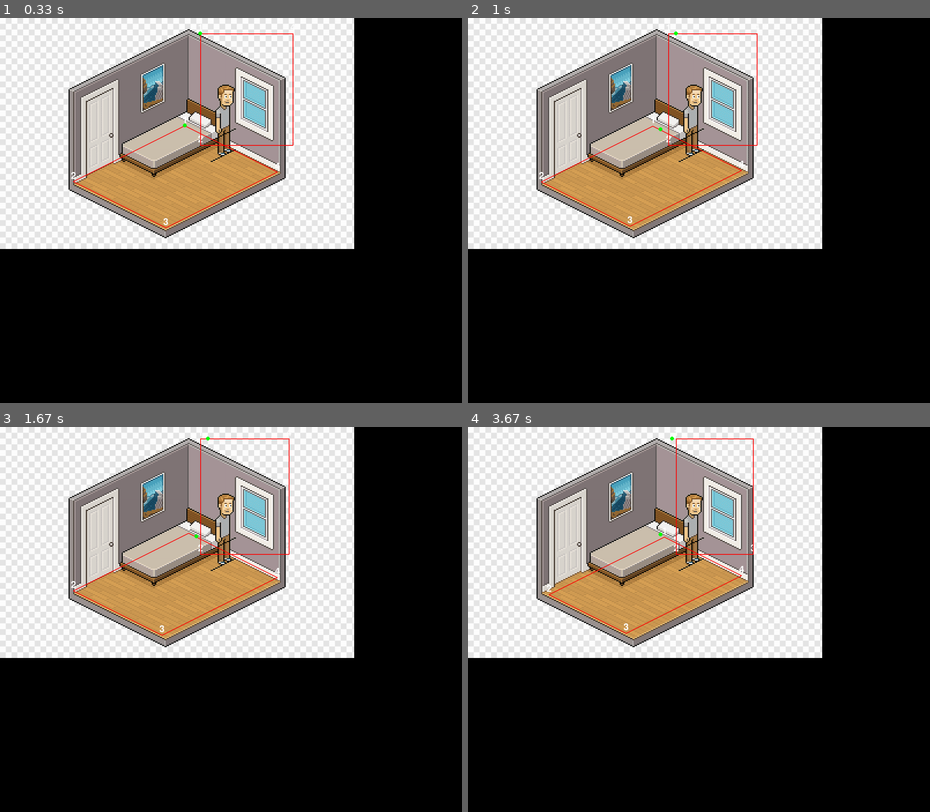
Above: before the commit, frames 1-4 (two rows, left to right).
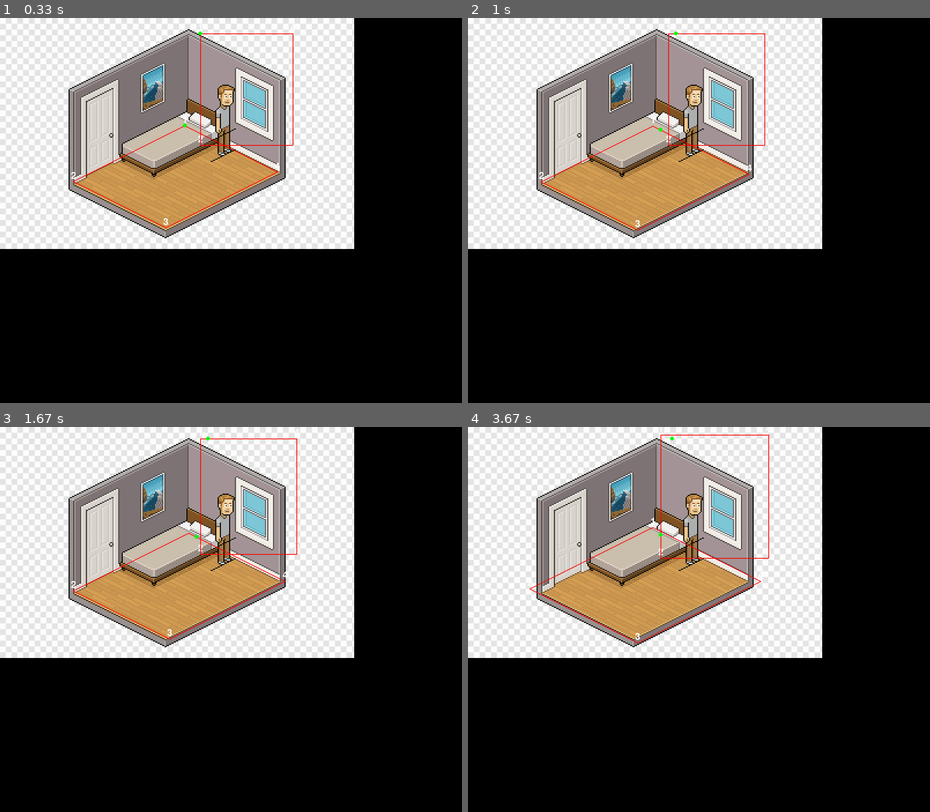
Above: after the commit, the same moments.

Repository: moises-dias/pygame-learning
Game: pygame game, started from generate_square_from_isometric.py
The game is run twice, just before and just after one commit, with the same random seed, the same clock (stepped at 60 frames per second) and the same inputs.
Inputs:
- Up to frame 1 (0.33 s): no input
- Up to frame 2 (1 s): hold Space 0.33-0.8 s; hold Right 0.33-0.8 s; hold Right from 0.83 s (still down); hold D from 0.83 s (still down)
- Up to frame 3 (1.67 s): release Right at 1.3 s; release D at 1.3 s; hold Up 1.33-1.63 s; hold W 1.33-1.63 s
- Up to frame 4 (3.67 s): hold Right 1.67-2.13 s; hold D 1.67-2.13 s; hold Left 2.17-2.7 s; hold A 2.17-2.7 s; hold Down 2.73-3.03 s; hold S 2.73-3.03 s; hold Left 3.07-3.47 s; hold A 3.07-3.47 s; hold Up from 3.5 s (still down); hold W from 3.5 s (still down)

Frame 1 is identical in both runs. In frame 2, 0.3% of the frame differs, in the area x 34-65%, y 1-56%; in frame 3, 0.4%; in frame 4, 1.2%, in the area x 13-66%, y 0-57%.

Commit message:
refactoring code and creating folder for assets

Diff:
--- a/output.txt
+++ b/assets/simple_isometric.txt
@@ -5,7 +5,7 @@
 [(480, 280), (190, 425), (430, 545), (720, 400)]
 
 square_point
-(660, 200)
+(650, 160)
 
 isometric_point
-(460.0, 430.0)
+(490, 405)
--- a/generate_square_from_isometric.py
+++ b/generate_square_from_isometric.py
@@ -10,7 +10,9 @@
 screen = pygame.display.set_mode((SCREEN_WIDTH, SCREEN_HEIGHT))
 clock = pygame.time.Clock()
 font = pygame.font.Font(None, 36)
-image = pygame.image.load("isometric_test.png")
+img_name = "simple_isometric"
+img_extension = "png"
+image = pygame.image.load(f"assets/{img_name}.{img_extension}")
 image_rect = image.get_rect()
 
 angle = math.radians(45)
@@ -42,6 +44,7 @@
 new_y = (x * sin_angle + y * cos_angle)/sqrt_2
 isometric_point = (new_x, new_y)
 
+pressing_space = False
 
 running = True
 while running:
@@ -49,23 +52,24 @@
         if event.type == pygame.QUIT:
             running = False
 
+        elif event.type == pygame.KEYUP:
+            if event.key == pygame.K_SPACE:
+                pressing_space = False
+                print("false")
+
         elif event.type == pygame.KEYDOWN:
-            if event.key == pygame.K_q:
-                x1 -= 10
+            if event.key == pygame.K_SPACE:
+                pressing_space = True
+                print("true")
+                continue
             elif event.key == pygame.K_w:
-                y1 -= 10
-            elif event.key == pygame.K_e:
-                x2 += 10
-            elif event.key == pygame.K_r:
-                y2 += 10
+                y1 += 10 if pressing_space else -10
             elif event.key == pygame.K_a:
-                x1 += 10
+                x1 += 10 if pressing_space else -10
             elif event.key == pygame.K_s:
-                y1 += 10
+                y2 += -10 if pressing_space else 10
             elif event.key == pygame.K_d:
-                x2 -= 10
-            elif event.key == pygame.K_f:
-                y2 -= 10
+                x2 += -10 if pressing_space else 10
             elif event.key == pygame.K_UP:
                 square_point = (square_point[0], square_point[1] - 10)
             elif event.key == pygame.K_DOWN:
@@ -99,7 +103,7 @@
             y = square_point[1]
             new_x = 2*(x * cos_angle - y * sin_angle)/sqrt_2
             new_y = (x * sin_angle + y * cos_angle)/sqrt_2
-            isometric_point = (new_x, new_y)
+            isometric_point = (round(new_x), round(new_y))
             print(square_vertices)
 
 
@@ -135,7 +139,7 @@
 
 # salvar aqui num txt
 
-file_path = "output.txt"
+file_path = f"assets/{img_name}.txt"
 
 # Open the file in write mode
 with open(file_path, "w") as file:
@@ -154,10 +158,6 @@
     file.write("\nisometric_point\n")
     file.write(str(final_point_isometric) + "\n")
 
-# Confirmation message
-print(f"Content of the list saved to {file_path}")
 
-
-# Quit Pygame
 pygame.quit()
 sys.exit()
--- a/movement_test.py
+++ b/movement_test.py
@@ -8,6 +8,10 @@
 SCREEN_HEIGHT = 1000
 
 squares = [[(520, 40), (520, 330), (760, 330), (760, 40)]]
+x1 = squares[0][0][0]
+y1 = squares[0][0][1]
+x2 = squares[0][2][0]
+y2 = squares[0][2][1]
 
 isometrics = [[(480, 280), (190, 425), (430, 545), (720, 400)]]
 
@@ -28,7 +32,7 @@
 screen = pygame.display.set_mode((SCREEN_WIDTH, SCREEN_HEIGHT))
 clock = pygame.time.Clock()
 font = pygame.font.Font(None, 36)
-image = pygame.image.load("isometric_test.png")
+image = pygame.image.load("assets/simple_isometric.png")
 image_rect = image.get_rect()
 
 velocity = 2
@@ -59,11 +63,11 @@
 
     # squares = [[(520, 40), (520, 330), (760, 330), (760, 40)]]
 
-    if (keys[pygame.K_LEFT] or keys[pygame.K_RIGHT]) and 520 <= walker_x + new_walker_x <= 760:
+    if (keys[pygame.K_LEFT] or keys[pygame.K_RIGHT]) and x1 <= walker_x + new_walker_x <= x2:
         walker_x += new_walker_x
         isometric_walker_x += isometric_new_walker_x_h
         isometric_walker_y += isometric_new_walker_y_h
-    if (keys[pygame.K_UP] or keys[pygame.K_DOWN]) and 40 <= walker_y + new_walker_y <= 330:
+    if (keys[pygame.K_UP] or keys[pygame.K_DOWN]) and y1 <= walker_y + new_walker_y <= y2:
         walker_y += new_walker_y
         isometric_walker_x += isometric_new_walker_x_v
         isometric_walker_y += isometric_new_walker_y_v
Renamed: isometric.jpg -> assets/isometric.jpg
Renamed: isometric_test.png -> assets/simple_isometric.png
Renamed: find_isometric.py -> etc/find_isometric.py
Renamed: isometric_vision.py -> etc/isometric_vision.py
Renamed: open_coordinates_file.py -> etc/open_coordinates_file.py
